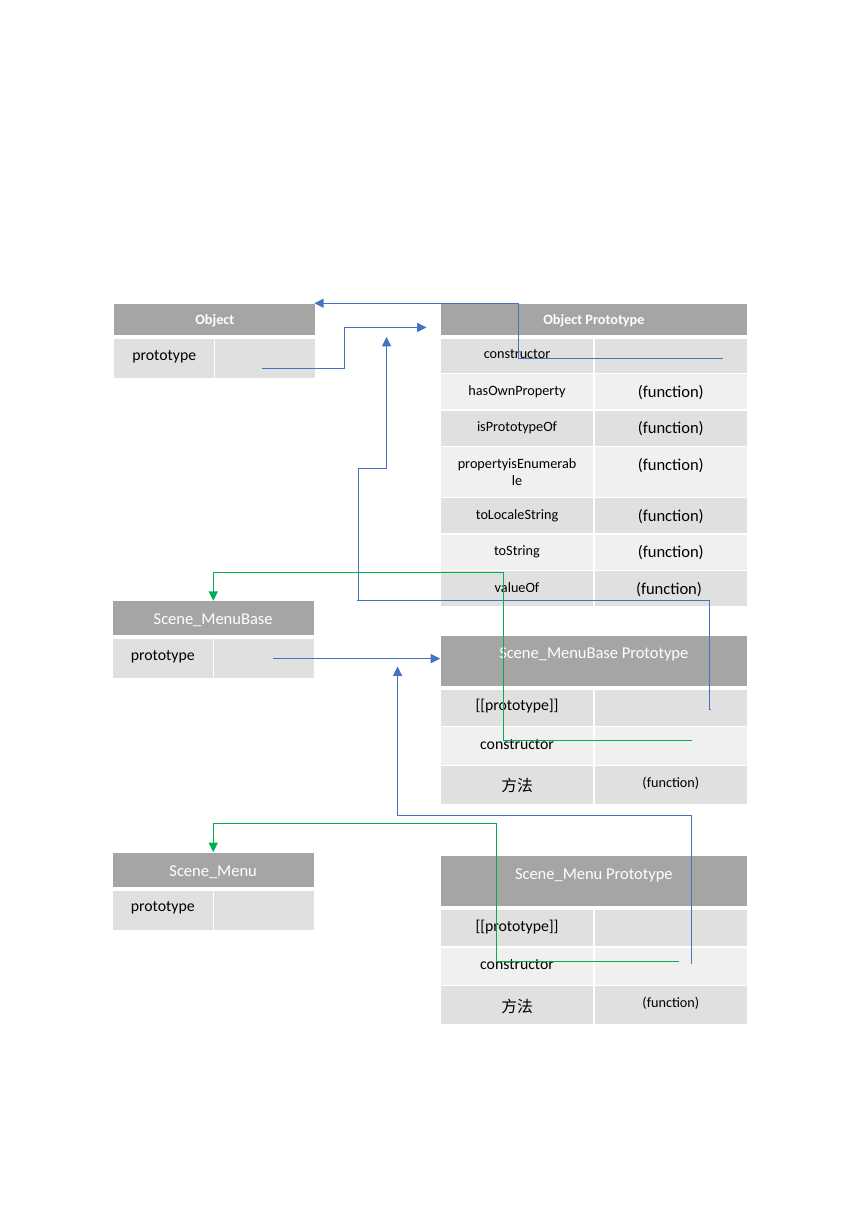
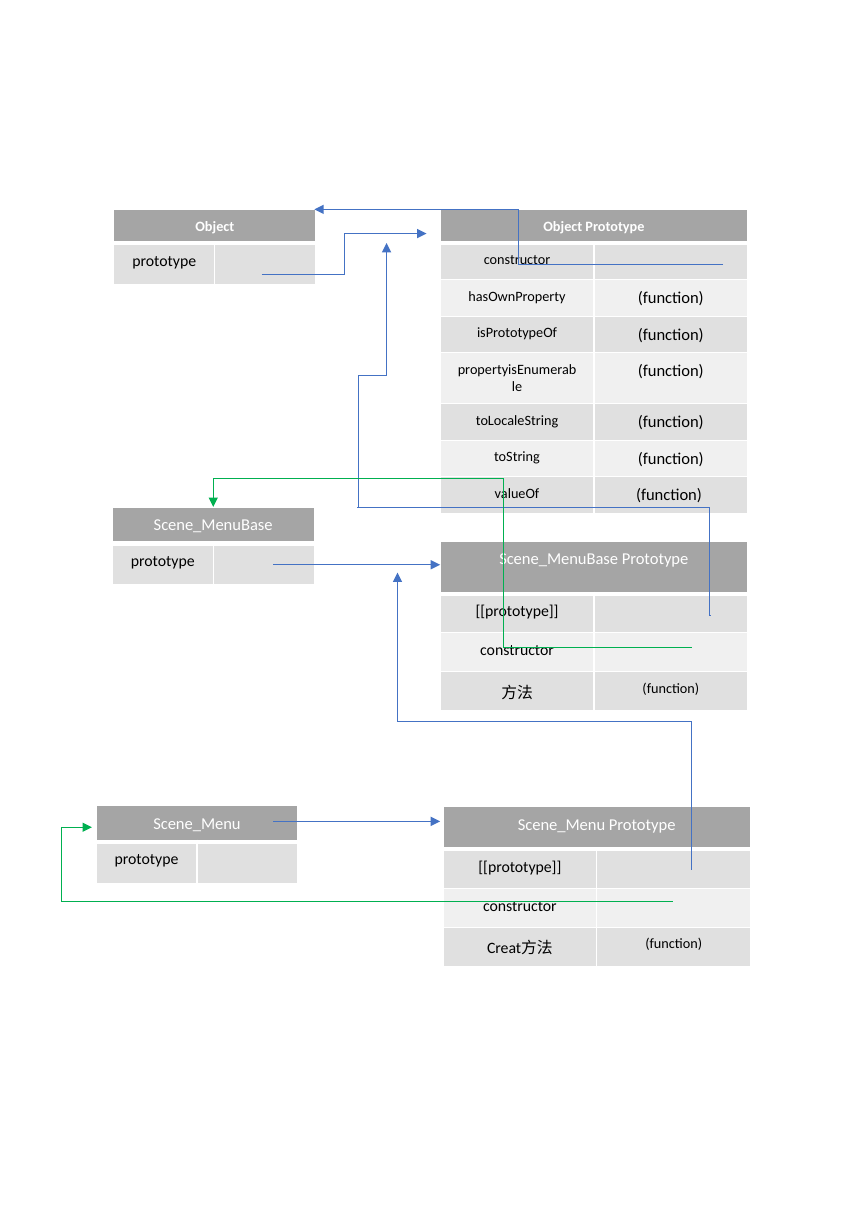
Before and after one commit to QSociety/RMMVTutorial, a slide deck: slide 1 of Plugin_Menu_Win10Style/learnJsByRmmv.pptx. Drawn at 853x1232 pixels with LibreOffice and Linux fonts; fonts in the diff are those of the drawing. Boxes give left, top, right and bottom in pixels: in the first picture for what was removed or moved away, otherwise in the second. Text is boxed around its words. In the diff, an @@ line names an element or a change of style, - is before the commit and + after.

```diff
--- a/Plugin_Menu_Win10Style/learnJsByRmmv.pptx
+++ b/Plugin_Menu_Win10Style/learnJsByRmmv.pptx
@@ 5 elbow arrows, 4 tables, 1 arrow, 1 elbow line moved together from (x1=113, y1=304, x2=747, y2=963) to (x1=113, y1=209, x2=747, y2=870) @@
@@ table moved from (x1=113, y1=852, x2=315, y2=929) to (x1=96, y1=805, x2=298, y2=883) @@
@@ table at (x1=442, y1=806, x2=750, y2=967) @@
-row 4, column 1: 方法
+row 4, column 1: Creat方法
@@ table resized from (x1=440, y1=855, x2=747, y2=1025) to (x1=442, y1=806, x2=750, y2=967) @@
@@ elbow arrow moved from (679, 962) - (214, 852) to (673, 902) - (92, 827) @@
@@ arrow added from (273, 821) to (440, 821), #4472C4 0.5 pt @@
```
Also in this commit, not shown: 5 other files.
